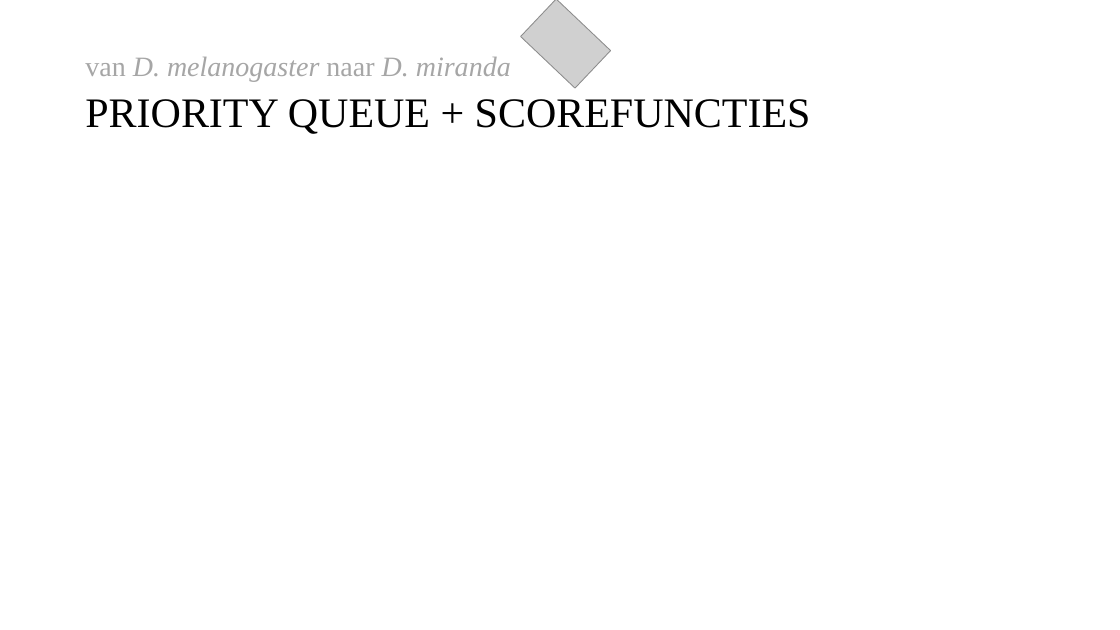
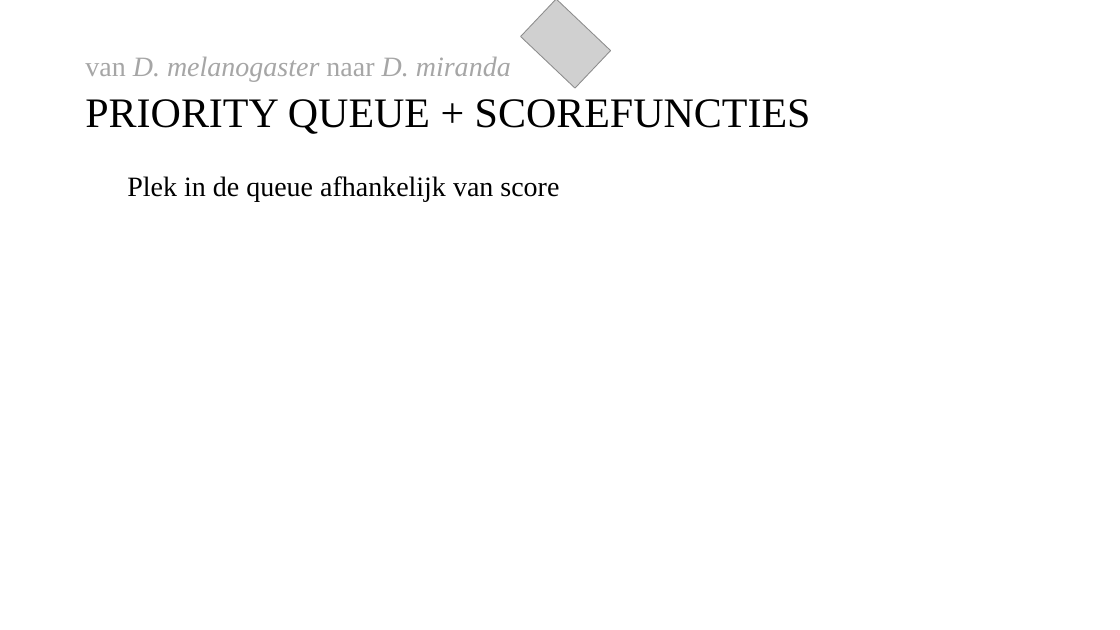
Before and after one commit to Leanderrr/fruitvliegen, a slide deck: slide 9 of verslaglegging en presentaties/Powerpont 1.pptx. Drawn at 1120x630 pixels with LibreOffice and Linux fonts; fonts in the diff are those of the drawing; grey boxes stand for pictures. Boxes give left, top, right and bottom in pixels: in the first picture for what was removed or moved away, otherwise in the second. Text is boxed around its words. In the diff, an @@ line names an element or a change of style, - is before the commit and + after.

```diff
--- a/verslaglegging en presentaties/Powerpont 1.pptx
+++ b/verslaglegging en presentaties/Powerpont 1.pptx
@@ text added at box(127, 176, 559, 201), 24 pt, text #000000 @@
+  Plek in de queue afhankelijk van score
```
Also in this commit, not shown: 2 other slides changed, 2 slides added, 2 slides removed.
